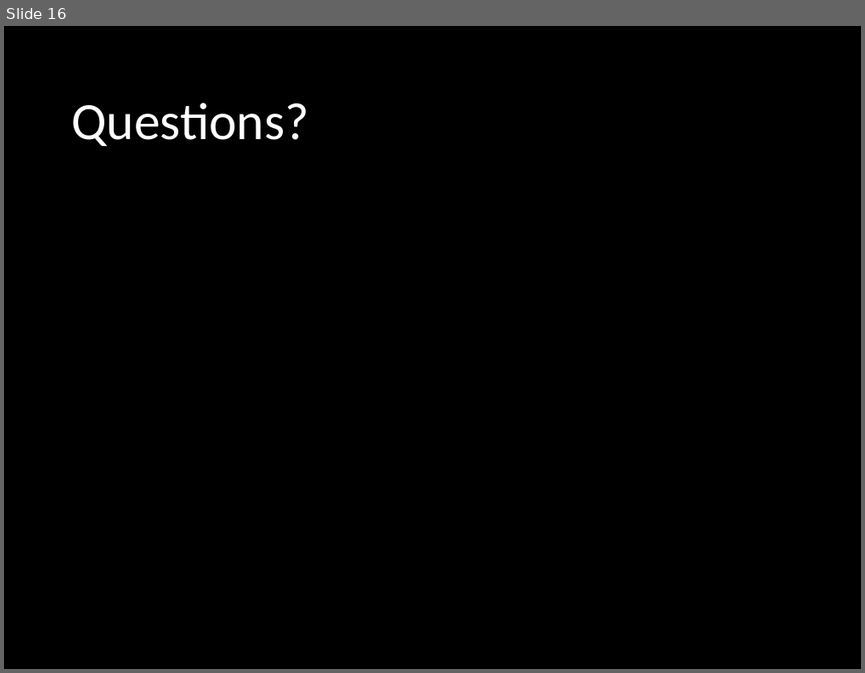
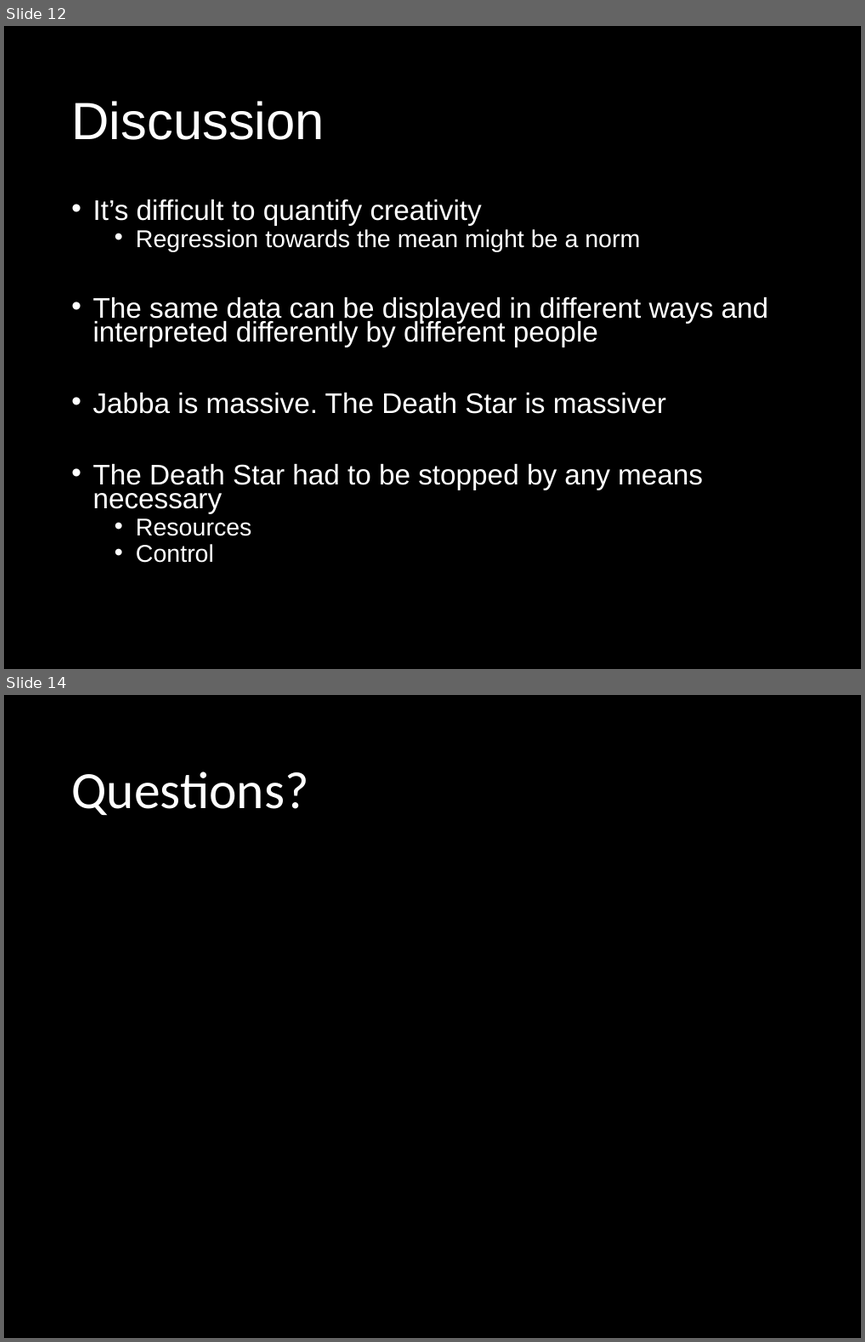
Before and after one commit to rkirsten88/Project1_RutgersBootCamp, a slide deck: STAR_WARS/Presentation.pptx. Shown one above the other, each under a label of ours: slide 16 before the commit, slides 12 and 14 after it; the slides between them are not shown. The pictures are 865x673 and 865x1342 pixels, drawn with LibreOffice and Linux fonts; fonts in the diff are those of the drawing; background and template pictures are left out. Boxes give left, top, right and bottom in pixels: in the first picture for what was removed or moved away, otherwise in the second. Text is boxed around its words. In the diff, an @@ line names an element or a change of style, - is before the commit and + after.

```diff
--- a/STAR_WARS/Presentation.pptx
+++ b/STAR_WARS/Presentation.pptx
@@ slide 12 added at (4, 26, 861, 669), background picture (left out) @@
@@ title added at (71, 101, 324, 140), 44 pt, text #FFFFFF @@
+Discussion
@@ text added at (93, 199, 769, 562), 23.8 pt, text #FFFFFF @@
+• It’s difficult to quantify creativity
+  • Regression towards the mean might be a norm
+• The same data can be displayed in different ways and interpreted differently by different people
+• Jabba is massive. The Death Star is massiver
+• The Death Star had to be stopped by any means necessary
+  • Resources
+  • Control
@@ what was slide 16 is now slide 14 @@
```
Also in this commit, not shown: 4 slides changed, 4 other slides added, 7 slides removed, 6 other files.
